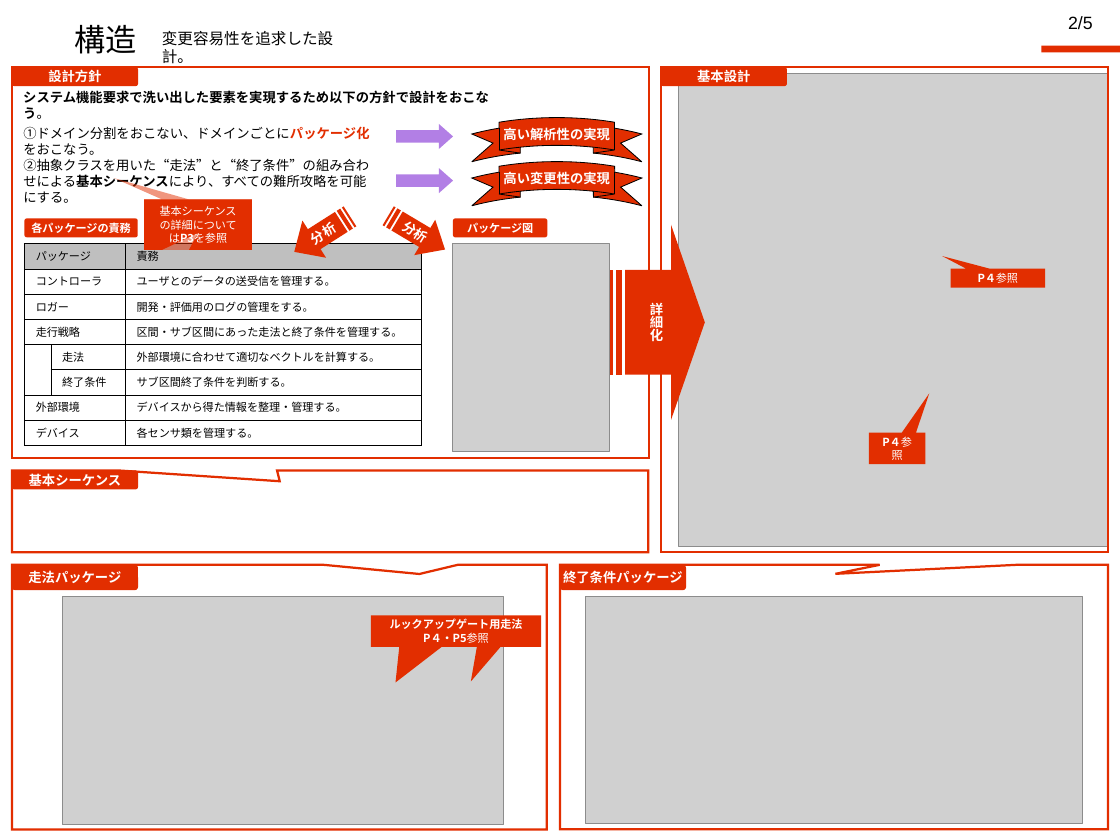
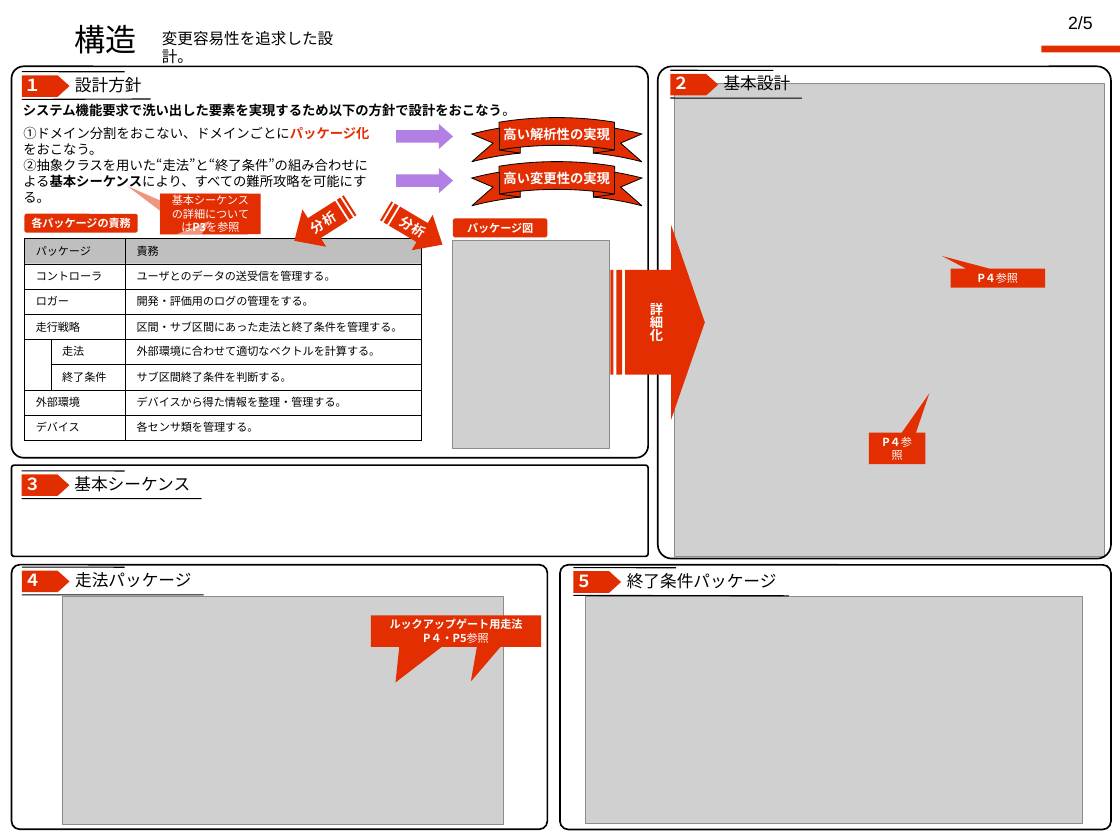
Before and after one commit to jrits/model2011, a slide deck: slide 3 of model_2/222_hamarobo_model_2.ppt. Drawn at 1120x840 pixels with LibreOffice and Linux fonts; fonts in the diff are those of the drawing; grey boxes stand for pictures; background and template pictures are left out. Boxes give left, top, right and bottom in pixels: in the first picture for what was removed or moved away, otherwise in the second. Text is boxed around its words. In the diff, an @@ line names an element or a change of style, - is before the commit and + after.

Commit message:
枠と見出しを他のシートのスタイルに合せて修正。

```diff
--- a/model_2/222_hamarobo_model_2.ppt
+++ b/model_2/222_hamarobo_model_2.ppt
@@ rounded rectangle added at <box>11,66,648,458</box>, outline #000000 1.5 pt @@
@@ rectangle removed at <box>12,67,649,458</box> @@
@@ group added at <box>22,72,150,99</box>: 2 lines, 1 freeform shape, 1 text @@
+１
@@ text "設計方針": place and size @@
-text "設計方針" at <box>12,67,138,86</box>
+text "設計方針" at <box>75,77,142,93</box>
@@ freeform shape added at <box>658,66,1110,558</box>, outline #000000 1.5 pt @@
@@ rectangle removed at <box>661,67,1108,552</box> @@
@@ group added at <box>670,70,802,98</box>: 2 lines, 1 freeform shape, 1 text @@
+２
@@ picture: place and size @@
-picture at <box>678,74,1108,546</box>
+picture at <box>674,84,1104,557</box>
@@ text "基本設計": place and size @@
-text "基本設計" at <box>661,67,787,86</box>
+text "基本設計" at <box>724,72,791,91</box>
@@ rectangle "システム機能要求で洗い出した要素を実現するため以下の方針で設計をおこなう。": place and size @@
-rectangle "システム機能要求で洗い出した要素を実現するため以下の方針で設計をおこなう。" at <box>12,92,522,118</box>
+rectangle "システム機能要求で洗い出した要素を実現するため以下の方針で設計をおこなう。" at <box>11,102,564,118</box>
@@ rectangle "①ドメイン分割をおこない、ドメインごとにパッケージ化をおこなう。": place and size @@
-rectangle "①ドメイン分割をおこない、ドメインごとにパッケージ化をおこなう。" at <box>23,126,369,203</box>
+rectangle "①ドメイン分割をおこない、ドメインごとにパッケージ化をおこなう。" at <box>12,118,390,212</box>
@@ rectangle "①ドメイン分割をおこない、ドメインごとにパッケージ化をおこなう。" at <box>12,118,390,212</box>: font Arial to Noto Sans CJK JP @@
@@ speech box "基本シーケンスの詳細についてはP3を参照": place and size @@
-speech box "基本シーケンスの詳細についてはP3を参照" at <box>144,199,252,250</box>
+speech box "基本シーケンスの詳細についてはP3を参照" at <box>160,194,261,234</box>
@@ speech box: place and size @@
-speech box at <box>144,199,252,250</box>
+speech box at <box>160,194,248,234</box>
@@ speech box at <box>160,194,248,234</box>: proportions changed @@
@@ freeform shape "分析": place and size @@
-freeform shape "分析" at <box>282,198,362,270</box>
+freeform shape "分析" at <box>282,186,362,259</box>
@@ 1 rounded rectangle, 1 table, 1 freeform shape: place and size @@
-1 rounded rectangle, 1 table, 1 freeform shape at <box>25,198,455,446</box>
+1 rounded rectangle, 1 table, 1 freeform shape at <box>25,193,453,440</box>
@@ table at <box>25,238,422,440</box> @@
@@ font Arial to Noto Sans CJK JP @@
@@ freeform shape "詳細化" at <box>610,225,705,420</box>: outline redrawn @@
@@ rounded rectangle added at <box>11,465,648,556</box>, outline #000000 1.5 pt @@
@@ speech box removed at <box>12,470,648,552</box> @@
@@ group added at <box>22,471,202,498</box>: 2 lines, 1 freeform shape, 1 text @@
+３
@@ text "基本シーケンス": place and size @@
-text "基本シーケンス" at <box>12,470,138,490</box>
+text "基本シーケンス" at <box>74,476,190,492</box>
@@ rounded rectangle added at <box>11,565,547,830</box>, outline #000000 1.5 pt @@
@@ speech box removed at <box>12,565,547,830</box> @@
@@ group added at <box>22,567,204,595</box>: 2 lines, 1 freeform shape, 1 text @@
+４
@@ text "走法パッケージ": place and size @@
-text "走法パッケージ" at <box>12,565,138,590</box>
+text "走法パッケージ" at <box>75,572,191,587</box>
@@ speech box removed at <box>560,565,1108,830</box> @@
@@ rounded rectangle added at <box>560,565,1111,830</box>, outline #000000 1.5 pt @@
@@ size 12 to 15 pt, font Arial to Noto Sans CJK JP, text colour #FFFFFF to #000000, bold off; alignment centre to left; vertical alignment middle to top; fill #E22E00 to none in 5 elements at <box>75,572,191,587</box>, <box>74,476,190,492</box>, <box>724,72,791,91</box>, <box>75,77,142,93</box>, <box>627,573,777,589</box> @@
@@ text "終了条件パッケージ": place and size @@
-text "終了条件パッケージ" at <box>560,565,686,590</box>
+text "終了条件パッケージ" at <box>627,573,777,589</box>
@@ group added at <box>574,568,789,596</box>: 2 lines, 1 freeform shape, 1 text @@
+５
```
Also in this commit, not shown: 1 other slide changed.
